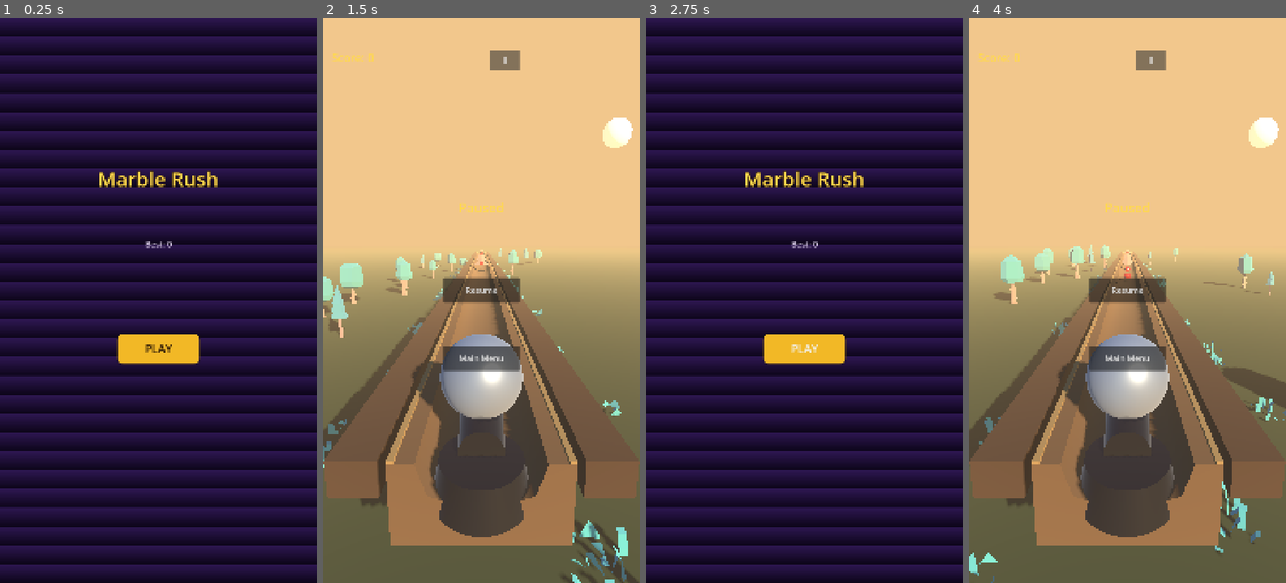
Above: before the commit, frames 1-4 (left to right).
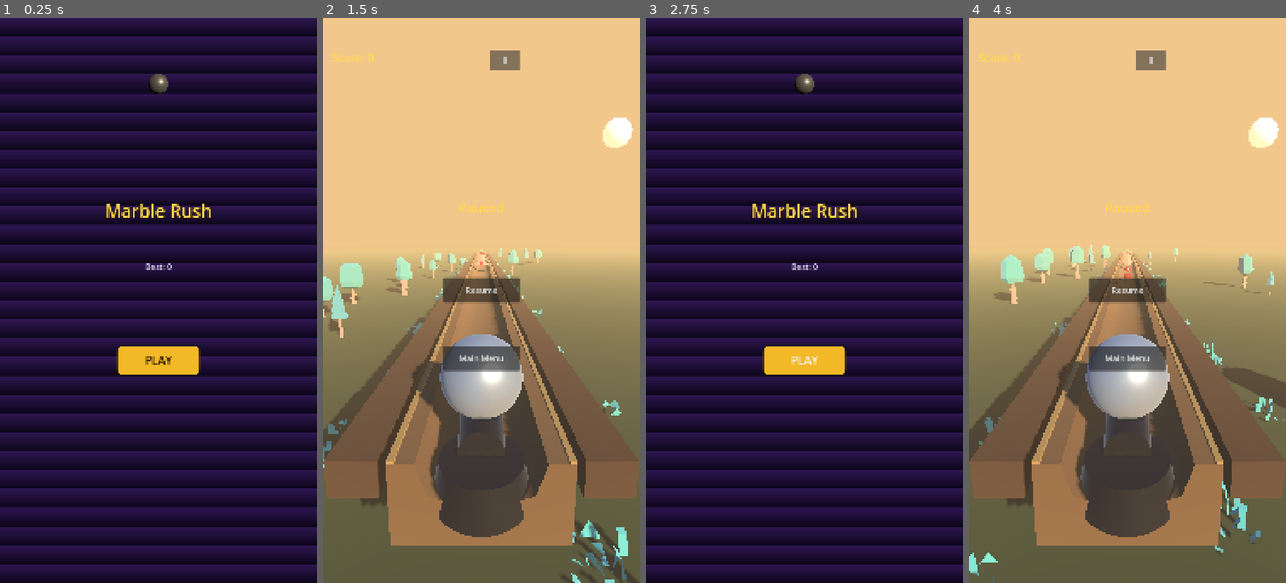
Above: after the commit, the same moments.

Repository: Ebrahassad/marble-rush
Game: Godot game, scene res://scenes/MainMenu.tscn
Two runs of this game, one before a commit and one after it. Both use one fixed random seed, a clock stepped at 60 frames per second and the inputs below.
Inputs:
- Up to frame 1 (0.25 s): no input
- Up to frame 2 (1.5 s): click "PLAY" at 0.5 s; click "II" at 1.25 s
- Up to frame 3 (2.75 s): click "Main Menu" at 2 s
- Up to frame 4 (4 s): click "PLAY" at 2.75 s; click "II" at 3.5 s

The runs differ from the first frame. In frame 1, 2.6% of the frame differs, in the area x 31-69%, y 9-64%; in frame 2, nothing differs; in frame 3, 2.6%; in frame 4, nothing differs.
Error in both runs: Cannot call method 'change_scene_to_packed' on a null value. (res://scripts/main_menu.gd:35)

Commit message:
Add spinning 3D iron ball preview above the title on main menu

Diff:
--- a/scenes/MainMenu.tscn
+++ b/scenes/MainMenu.tscn
@@ -1,6 +1,7 @@
-[gd_scene load_steps=6 format=3]
+[gd_scene load_steps=10 format=3]
 
 [ext_resource type="Script" path="res://scripts/main_menu.gd" id="1"]
+[ext_resource type="Script" path="res://scripts/menu_ball_spin.gd" id="2"]
 
 [sub_resource type="Gradient" id="Gradient_bg"]
 colors = PackedColorArray(0.18, 0.09, 0.32, 1, 0.05, 0.02, 0.1, 1)
@@ -26,6 +27,15 @@
 corner_radius_bottom_left = 18
 corner_radius_bottom_right = 18
 
+[sub_resource type="SphereMesh" id="SphereMesh_ball"]
+radius = 0.6
+height = 1.2
+
+[sub_resource type="StandardMaterial3D" id="StandardMaterial3D_ball"]
+albedo_color = Color(0.55, 0.56, 0.58, 1)
+metallic = 0.55
+roughness = 0.4
+
 [node name="MainMenu" type="Control"]
 anchor_right = 1.0
 anchor_bottom = 1.0
@@ -38,15 +48,42 @@
 expand_mode = 1
 stretch_mode = 1
 
+[node name="BallViewportContainer" type="SubViewportContainer" parent="."]
+anchor_left = 0.5
+anchor_top = 0.06
+anchor_right = 0.5
+anchor_bottom = 0.06
+offset_left = -110.0
+offset_right = 110.0
+offset_top = 0.0
+offset_bottom = 220.0
+stretch = true
+
+[node name="BallViewport" type="SubViewport" parent="BallViewportContainer"]
+transparent_bg = true
+size = Vector2i(220, 220)
+
+[node name="Camera3D" type="Camera3D" parent="BallViewportContainer/BallViewport"]
+transform = Transform3D(1, 0, 0, 0, 1, 0, 0, 0, 1, 0, 0, 2.6)
+
+[node name="DirectionalLight3D" type="DirectionalLight3D" parent="BallViewportContainer/BallViewport"]
+transform = Transform3D(0.8, -0.4, 0.4, 0, 0.9, 0.4, -0.5, -0.3, 0.8, 2, 2, 2)
+light_color = Color(1, 0.92, 0.75, 1)
+
+[node name="SpinningBall" type="MeshInstance3D" parent="BallViewportContainer/BallViewport"]
+mesh = SubResource("SphereMesh_ball")
+surface_material_override/0 = SubResource("StandardMaterial3D_ball")
+script = ExtResource("2")
+
 [node name="TitleLabel" type="Label" parent="."]
 anchor_left = 0.5
-anchor_top = 0.26
+anchor_top = 0.32
 anchor_right = 0.5
-anchor_bottom = 0.26
+anchor_bottom = 0.32
 offset_left = -240.0
 offset_right = 240.0
 horizontal_alignment = 1
-theme_override_font_sizes/font_size = 68
+theme_override_font_sizes/font_size = 60
 theme_override_colors/font_color = Color(1, 0.85, 0.3, 1)
 theme_override_colors/font_outline_color = Color(0.15, 0.08, 0.02, 1)
 theme_override_constants/outline_size = 8
@@ -54,9 +91,9 @@
 
 [node name="BestLabel" type="Label" parent="."]
 anchor_left = 0.5
-anchor_top = 0.39
+anchor_top = 0.43
 anchor_right = 0.5
-anchor_bottom = 0.39
+anchor_bottom = 0.43
 offset_left = -150.0
 offset_right = 150.0
 horizontal_alignment = 1
@@ -66,9 +103,9 @@
 
 [node name="PlayButton" type="Button" parent="."]
 anchor_left = 0.5
-anchor_top = 0.56
+anchor_top = 0.58
 anchor_right = 0.5
-anchor_bottom = 0.56
+anchor_bottom = 0.58
 offset_left = -140.0
 offset_right = 140.0
 offset_top = 0.0
--- /dev/null
+++ b/scripts/menu_ball_spin.gd
@@ -0,0 +1,7 @@
+extends Node3D
+
+@export var spin_speed: Vector2 = Vector2(0.6, 0.9)
+
+func _process(delta: float) -> void:
+	rotate_x(spin_speed.x * delta)
+	rotate_y(spin_speed.y * delta)
